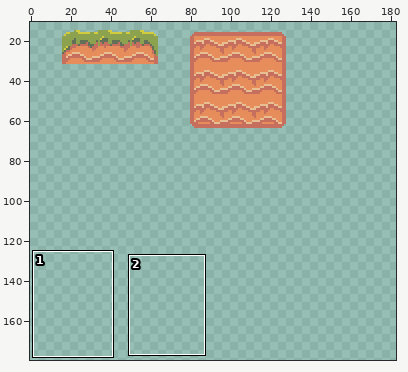
File history of a sprite sheet, assets/test/maps/tileset.png. The first picture is a wide view before the edit; the outline marks the close-up.
Close-up. Earlier state:
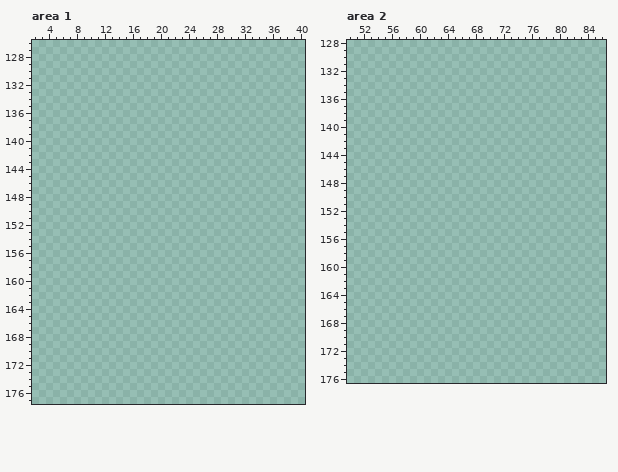
The file is 192x192 pixels. Shown: area 1: x 2..40, y 126..177; area 2: x 50..86, y 128..176. The wide view leaves out empty margins. The commit also changed other parts of the picture, which this record leaves out.
After the commit:
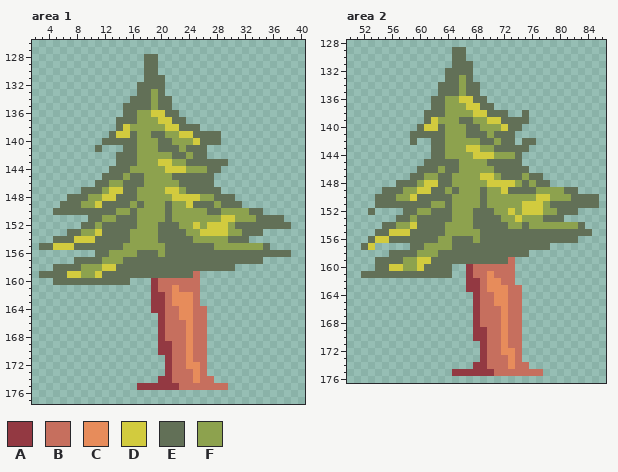
Palette (. is transparent): A #933942  B #c66f5e  C #e78c5b  D #d2cb3e  E #627057  F #8da24e
The edit:
Changed rows in their new state; - is an unchanged pixel.
Area 1:
first column x 3:
128 ---------------EE-------------------
129 ---------------EE-------------------
130 ---------------EE-------------------
131 ---------------EEE------------------
132 --------------EEEE------------------
133 --------------EEFE------------------
134 -------------EEEFEE-----------------
135 ------------EEEEFEE-----------------
136 ------------EEFFDDEE----------------
137 -----------EEEFFFDDEE---------------
138 -----------EDFFFFFDDEEE-------------
139 ----------EDDEFFEEFFDDEEEE----------
140 ---------EEEEEFFFEEFFFDEEE----------
141 --------E---EEFFFEEEFEEE------------
142 -----------EEEFFFFFEEFEE------------
143 -----------EEEFFFDDFFEEEEEE---------
144 ----------EEEFFFFFDDDFFFEE----------
145 ---------EEEFEEFFFFEEEEEE-----------
146 --------EEFFEEEFFFFFEEEEE-----------
147 ------EEEFDDEEFFFFDDFEEEEE----------
148 ----EEEFFDDEEEFFFFFDDDDFFEEE--------
149 ---EEEFFDEEEEFEFFFEFFDEEEFEEE-------
150 --EEEEEEEEEFFEFFFFEFFFFFEEFFFFEE----
151 -------EEFFEEEFFFFEFFFFFFFDDFFFEEEE-
152 ------EEFEEEEEFFFEEEFFDFDDDFEEEEEEEE
153 ----EEFFDEEEEFFFFEEEEFFDDDDFFEEE----
154 --EEEDDDEEEEEFFFFEEEEEFFFFFEEE------
155 EEDDDEEEEEEEFFFFFFEEEEEEEFFFFFFFE---
156 --------EEFFFFEEEFEEEEEEEEEEEEEEEEEE
157 -----EEEEFFFEEEEEEEEEEEEEEEEEEEE----
158 --EEEEFFFDDEEEEEEEEEEEEEEEEE--------
159 EEEEDDFFDEEEEEEEEEEEEEB-------------
160 --EEEEEEEEEEE---ABBBBBB-------------
161 ----------------ABBCBBB-------------
162 ----------------AABCCCB-------------
163 ----------------AABCCCB-------------
164 ----------------AABBCCBB------------
165 -----------------ABBCCBB------------
166 -----------------ABBBCBB------------
167 -----------------ABBBCBB------------
168 -----------------ABBBCBB------------
169 -----------------AABBCBB------------
170 -----------------AABBCBB------------
171 ------------------ABBCBB------------
172 ------------------ABBCCB------------
173 ------------------ABBBCB------------
174 -----------------AABBBCBB-----------
175 --------------AAAAAABBBBBBB---------
Area 2:
first column x 52:
129 -------------EE-------------------
130 -------------EE-------------------
131 -------------EEE------------------
132 ------------EEEE------------------
133 ------------EEFE------------------
134 -----------EEEFEE-----------------
135 -----------EEEFEE-----------------
136 ----------EEFFDDEE----------------
137 ----------EEFFFDDEE---------------
138 ---------EEEFFFFDDEEE--E----------
139 ---------EDFFFEEFFDDEEEE----------
140 --------EDDEFFFEEFFFDEE-----------
141 -------EEEEEFFFEEEFEEE------------
142 -------E--EEFFFFFEEFEE-EE---------
143 ----------EEFFFDDFFEEEEE----------
144 ----------EEFFFFDDDFFFE-----------
145 ---------EEEEEFFFFEEEEE-----------
146 --------EEEFEEFFFFFEEEEE----------
147 -------EEFFEEFFFFDDFEEEFEE--------
148 -----EEEFDDEEFFFFFDDDDFEFEE-------
149 ---EEEFFDDEEFEFFFEFFDEEEEFFFFEE---
150 --EEEFFDEEEEEFFFFEFFFFFFFDDFFFEEEE
151 --EEEEEEEEFFEFFFFEFFFFFDDDFEEEEEEE
152 -E----EEFFEEEFFFEEEFFDFDDDFFEEE---
153 -----EEFEEEEEFFFEEEEFFDFFFEEE-----
154 ---EEFFDEEEEFFFFEEEEEFFEFFFFFFFE--
155 --EEDDDEEEEEFFFFFEEEEEEEEEEEEEEEE-
156 -EDDEEEEEEEFFEEEFEEEEEEEEEEEEEE---
157 ED-----EEFFFFEEEEEEEEEEEEEE-------
158 ----EEEEFFFEEEEEEEEEEEEE----------
159 --EEEEFFDDEEEEEEEEEEEB------------
160 --EEDDFFDEEEE--ABBBBBB------------
161 EEEEEEEEEEEEE--ABBCBBB------------
162 ---------------AABCCBB------------
163 ---------------AABCCCBB-----------
164 ----------------ABBCCBB-----------
165 ----------------ABBCCBB-----------
166 ----------------ABBBCBB-----------
167 ----------------ABBBCBB-----------
168 ----------------ABBBCBB-----------
169 ----------------AABBCBB-----------
170 ----------------AABBCBB-----------
171 -----------------ABBCBB-----------
172 -----------------ABBCCB-----------
173 -----------------ABBBCB-----------
174 ----------------AABBBCBB----------
175 -------------AAAAAABBBBBBB--------
